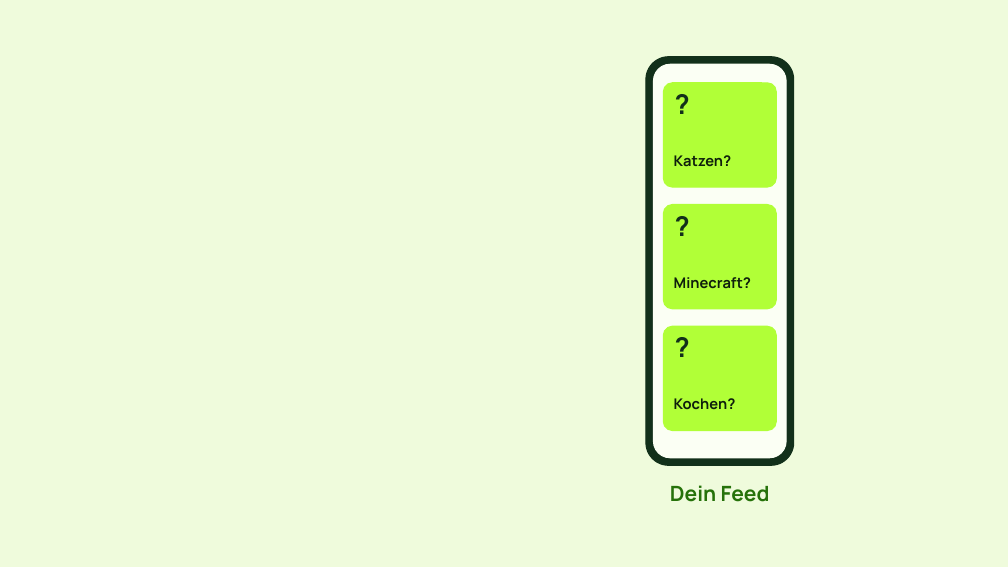
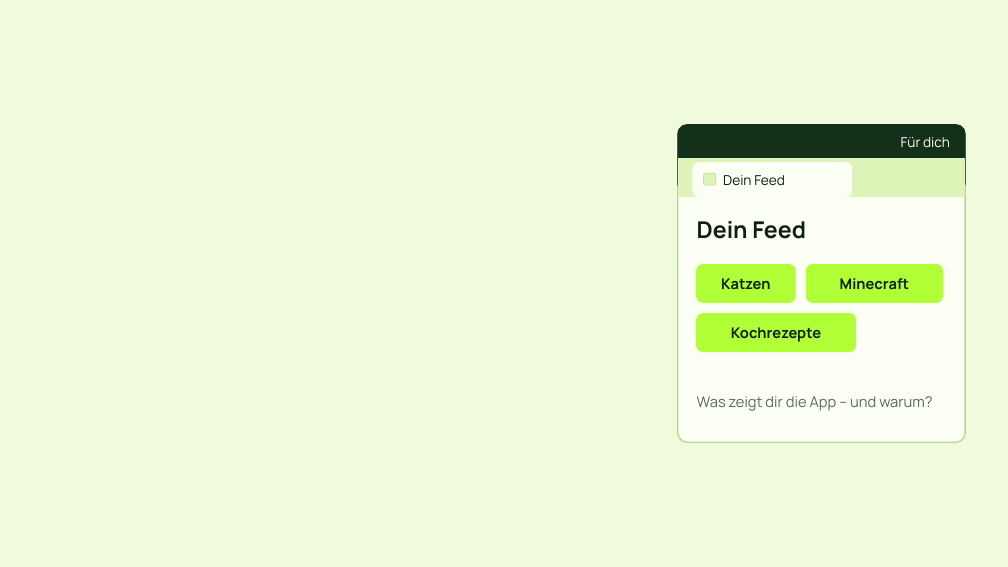
Before and after one commit to arminheske/claudecloud, a slide deck: slide 4 of videoslides/cleverbox-feed-grafiken.pptx. Drawn at 1008x567 pixels with LibreOffice and Linux fonts; fonts in the diff are those of the drawing. Boxes give left, top, right and bottom in pixels: in the first picture for what was removed or moved away, otherwise in the second. Text is boxed around its words. In the diff, an @@ line names an element or a change of style, - is before the commit and + after.

```diff
--- a/videoslides/cleverbox-feed-grafiken.pptx
+++ b/videoslides/cleverbox-feed-grafiken.pptx
@@ rounded rectangle removed at <box>663,82,777,187</box> @@
@@ text removed at <box>675,87,720,132</box> @@
-?
@@ rounded rectangle: place and size @@
-rounded rectangle at <box>646,57,794,466</box>
+rounded rectangle at <box>678,125,966,442</box>
@@ rounded rectangle at <box>678,125,966,442</box>: fill #12301A to #FBFFF4; outline #12301A 1 pt to #B8D98A 1.25 pt; proportions changed @@
@@ rounded rectangle: place and size @@
-rounded rectangle at <box>653,64,786,458</box>
+rounded rectangle at <box>678,125,966,193</box>
@@ rounded rectangle at <box>678,125,966,193</box>: fill #FBFFF4 to #12301A; outline #FBFFF4 1 pt to #12301A 1 pt; proportions changed @@
@@ text added at <box>901,137,950,147</box>, 13 pt, text #FBFFF4 @@
+Für dich
@@ rectangle added at <box>679,159,965,197</box>, fill #DDF3B8, outline #DDF3B8 1 pt @@
@@ rounded rectangle added at <box>693,163,852,197</box>, fill #FBFFF4, outline #FBFFF4 1 pt @@
@@ rounded rectangle: place and size @@
-rounded rectangle at <box>663,205,777,309</box>
+rounded rectangle at <box>704,173,716,185</box>
@@ rounded rectangle at <box>704,173,716,185</box>: fill #B1FF37 to #DDF3B8; outline #B1FF37 1 pt to #B8D98A 0.5 pt; proportions changed @@
@@ text "Dein Feed": place and size @@
-text "Dein Feed" at <box>670,485,770,502</box>
+text "Dein Feed" at <box>723,175,785,186</box>
@@ text "Dein Feed" at <box>723,175,785,186</box>: size 20 to 13 pt, text colour #26720A to #0E1F0C, bold off; alignment centre to left; vertical alignment top to middle @@
@@ text removed at <box>675,209,720,254</box> @@
-?
@@ text added at <box>697,221,806,239</box>, 22 pt, text #0E1F0C, bold @@
+Dein Feed
@@ rounded rectangle: place and size @@
-rounded rectangle at <box>663,327,777,431</box>
+rounded rectangle at <box>697,265,796,302</box>
@@ rounded rectangle at <box>697,265,796,302</box>: proportions changed @@
@@ rounded rectangle added at <box>807,265,943,302</box>, fill #B1FF37, outline #B1FF37 1 pt @@
@@ text at <box>721,278,770,290</box>: text changed @@
-Katzen?
+Katzen
@@ text at <box>840,278,909,290</box>: text changed @@
-Minecraft?
+Minecraft
@@ rounded rectangle added at <box>697,314,856,352</box>, fill #B1FF37, outline #B1FF37 1 pt @@
@@ text added at <box>731,327,821,342</box>, 14 pt, text #0E1F0C, bold @@
+Kochrezepte
@@ text removed at <box>675,330,720,376</box> @@
-?
@@ text removed at <box>674,398,736,409</box> @@
-Kochen?
@@ text added at <box>697,396,932,411</box>, 14 pt, text #5B6B50 @@
+Was zeigt dir die App – und warum?
```
Also in this commit, not shown: 1 other slide changed, 2 slides added, 2 slides removed, 1 other file.
